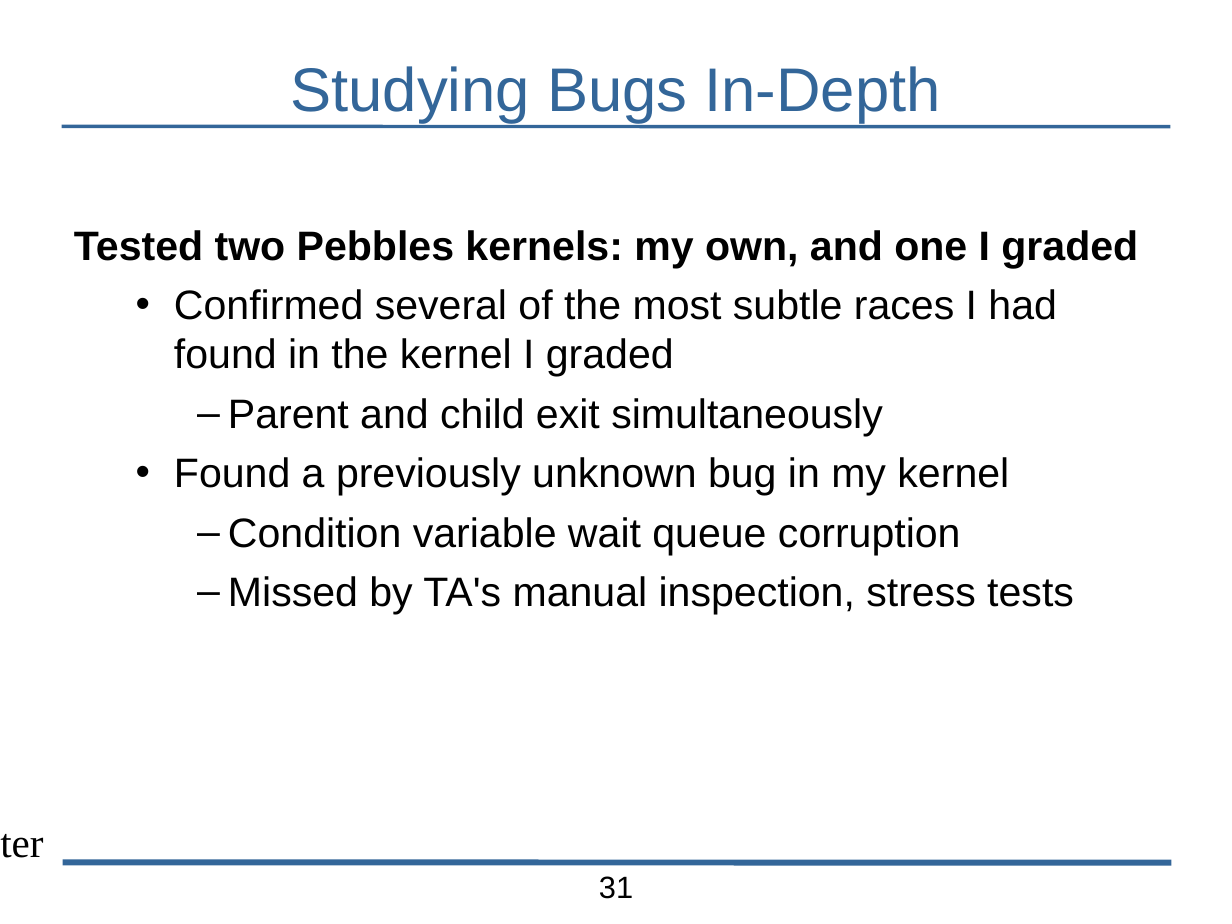
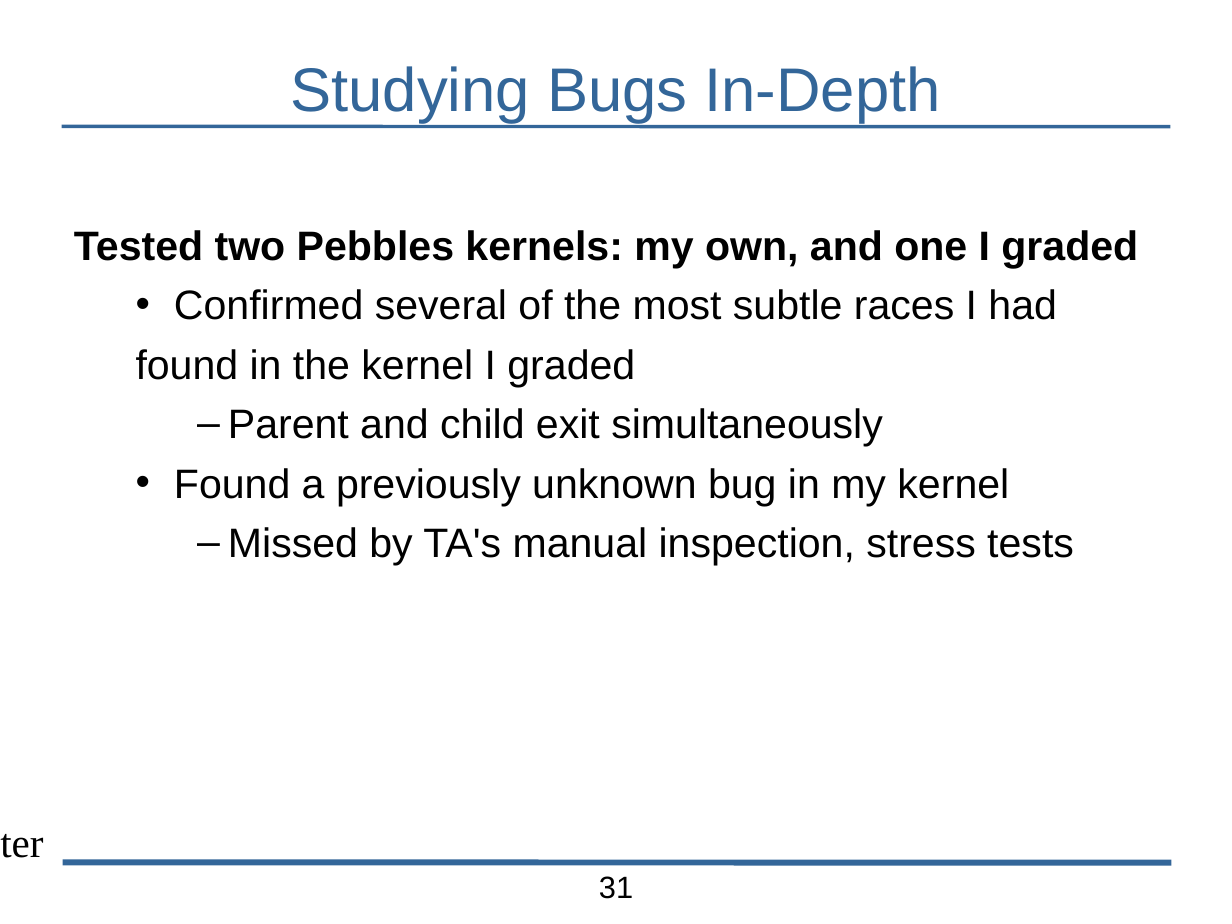
Before and after one commit to bblum/talks, a slide deck: slide 31 of pdl-retreat/pdl-talk.odp. Drawn at 1232x924 pixels with LibreOffice and Linux fonts; fonts in the diff are those of the drawing; background and template pictures are left out. Boxes give left, top, right and bottom in pixels: in the first picture for what was removed or moved away, otherwise in the second. Text is boxed around its words. In the diff, an @@ line names an element or a change of style, - is before the commit and + after.

```diff
--- a/pdl-retreat/pdl-talk.odp
+++ b/pdl-retreat/pdl-talk.odp
@@ text at [136,289,1057,387]: text changed @@
-  • Confirmed several of the most subtle races I had found in the kernel I graded
+  • Confirmed several of the most subtle races I had
+  found in the kernel I graded
@@ text at [228,517,961,555]: paragraph removed @@
-    – Condition variable wait queue corruption
```
Also in this commit, not shown: 13 other slides changed, 7 other files.
